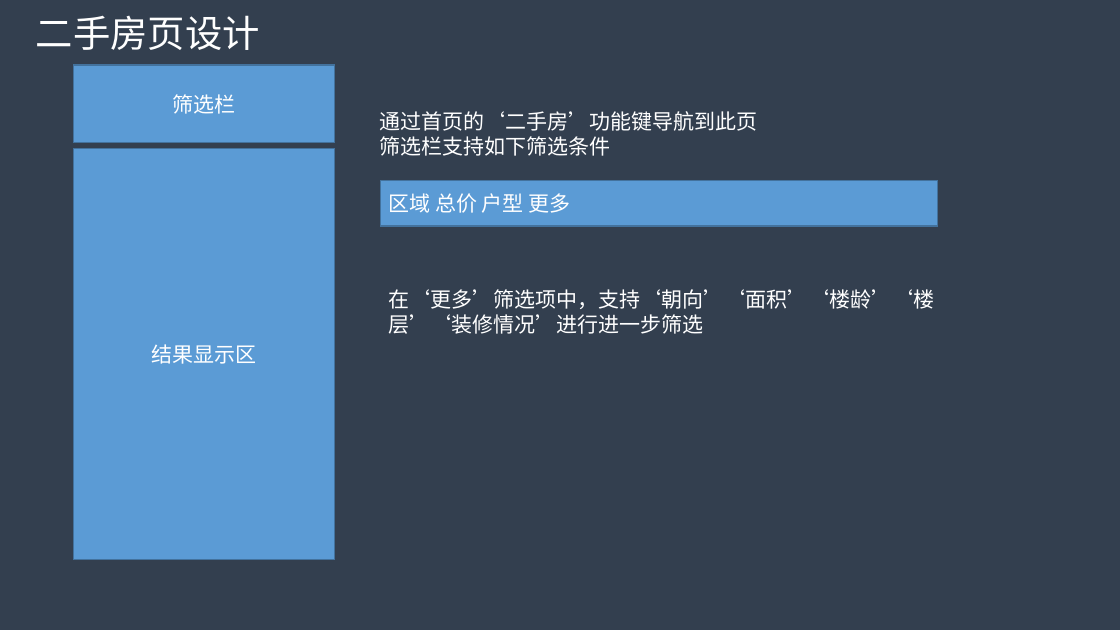
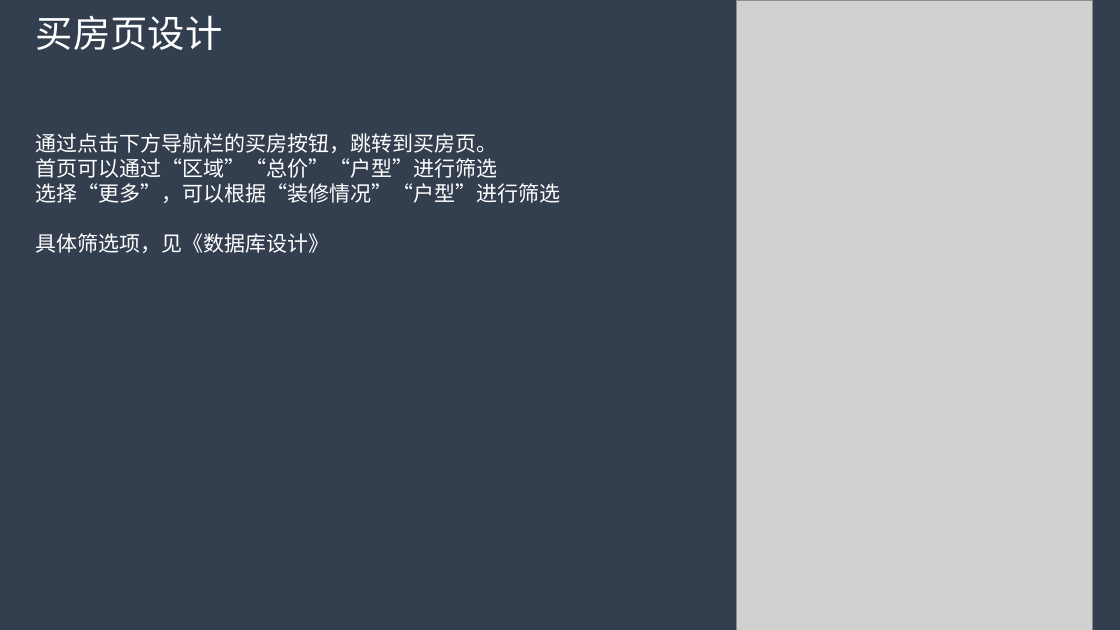
Before and after one commit to myfc-mp/myfc, a slide deck: slide 6 of docs/房产中介小程序方案设计.pptx. Drawn at 1120x630 pixels with LibreOffice and Linux fonts; fonts in the diff are those of the drawing; grey boxes stand for pictures. Boxes give left, top, right and bottom in pixels: in the first picture for what was removed or moved away, otherwise in the second. Text is boxed around its words. In the diff, an @@ line names an element or a change of style, - is before the commit and + after.

```diff
--- a/docs/房产中介小程序方案设计.pptx
+++ b/docs/房产中介小程序方案设计.pptx
@@ text at (36,15,223,50): text changed @@
-二手房页设计
+买房页设计
@@ picture added at (736,0,1092,630) @@
@@ rectangle removed at (74,65,334,143) @@
-筛选栏
@@ text removed at (380,111,758,156) @@
-通过首页的‘二手房’功能键导航到此页
-筛选栏支持如下筛选条件
@@ text added at (36,133,561,253), 18 pt, text #FFFFFF @@
+通过点击下方导航栏的买房按钮，跳转到买房页。
+首页可以通过“区域”“总价”“户型”进行筛选
+选择“更多”，可以根据“装修情况”“户型”进行筛选
+具体筛选项，见《数据库设计》
@@ rectangle removed at (74,149,334,560) @@
-结果显示区
@@ rectangle removed at (381,181,939,226) @@
-区域 总价 户型 更多
@@ text removed at (388,289,934,334) @@
-在‘更多’筛选项中，支持‘朝向’‘面积’‘楼龄’‘楼层’‘装修情况’进行进一步筛选
```
Also in this commit, not shown: 2 other slides changed, 7 slides added, 8 slides removed.
